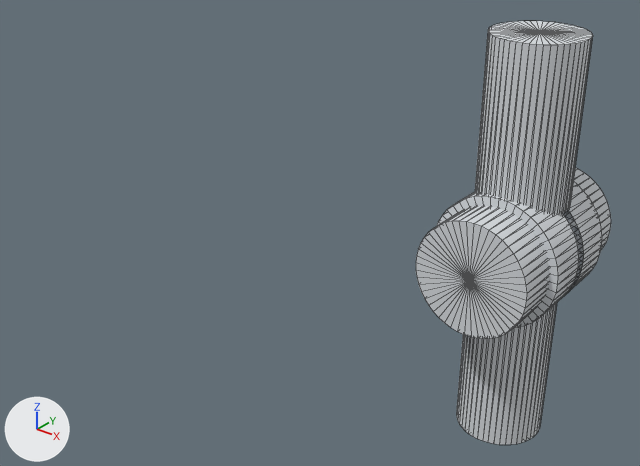
The OBJ model universal-robots-ur-series/meshes/ur30/forearm_link.obj as it was, and as the next commit left it.
Rendered twice from a 50 mm camera at (0.357, -0.774, 0.415) aimed at (-0.222, -0.051, -0.034). Lighting does not change. The marker at lower left points along +X, +Y and +Z. The first picture is the older version. Mesh edges are drawn as thin lines. Where no turn or scale is listed for an object, it has been applied to the vertices. Vertices at exactly the same position are counted once.

Names of what the first picture shows: 'elbow', 'forearm_tube', 'wrist_support' and 1 more.
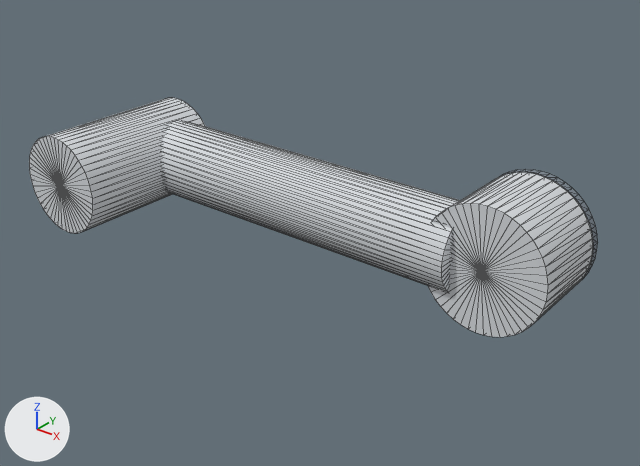
Changed parts and their boxes [x1, y1, x2, y2] in the pictures (640 x 466 px):
'forearm_tube', moved, turned
    before: [456, 21, 593, 445]
    after: [161, 121, 460, 292]
'wrist_support', reshaped (10% narrower, 21% shorter)
    before: [416, 168, 611, 339]
    after: [29, 98, 205, 233]
part 2 of me_wrist_support, deleted
    before: [416, 168, 611, 339]
part 3 of me_wrist_support, added
    after: [29, 98, 205, 233]
'elbow', unchanged, uncovered by the edit
    before: [437, 181, 602, 327]
    after: [428, 172, 594, 337]

Edits to the bpy script that builds the scene:
```text
Change me_forearm_tube:
    used by ob_forearm_tube; location = (0.0, 0.0, 0.0)
    remove me_forearm_tube.from_pydata(...)  # 100 vertices, 192 faces; spans x -0.048..0.048, y -0.048..0.048, z -0.222..0.222
    add me_forearm_tube.from_pydata(...)  # 100 vertices, 192 faces; spans x -0.479..-0.035, y -0.091..0.005, z -0.048..0.048
    me_forearm_tube part 1: the whole mesh is turned -90 degrees about the y axis through its middle, then moved by (-0.257, -0.043, 0.0)
Change me_wrist_support:
    used by ob_wrist_support; location = (0.0, 0.0, 0.0)
    remove me_wrist_support.from_pydata(...)  # 100 vertices, 192 faces; spans x -0.061..0.061, y -0.098..0.098, z -0.061..0.061
    add me_wrist_support.from_pydata(...)  # 98 vertices, 192 faces; spans x -0.565..-0.443, y -0.198..-0.002, z -0.061..0.061
    me_wrist_support part 2: 100 vertices removed from x -0.061..0.061, y -0.098..0.098, z -0.061..0.061
    me_wrist_support part 3: 98 vertices added at x -0.565..-0.443, y -0.198..-0.002, z -0.061..0.061, forming a 48-sided cylinder along y
```
